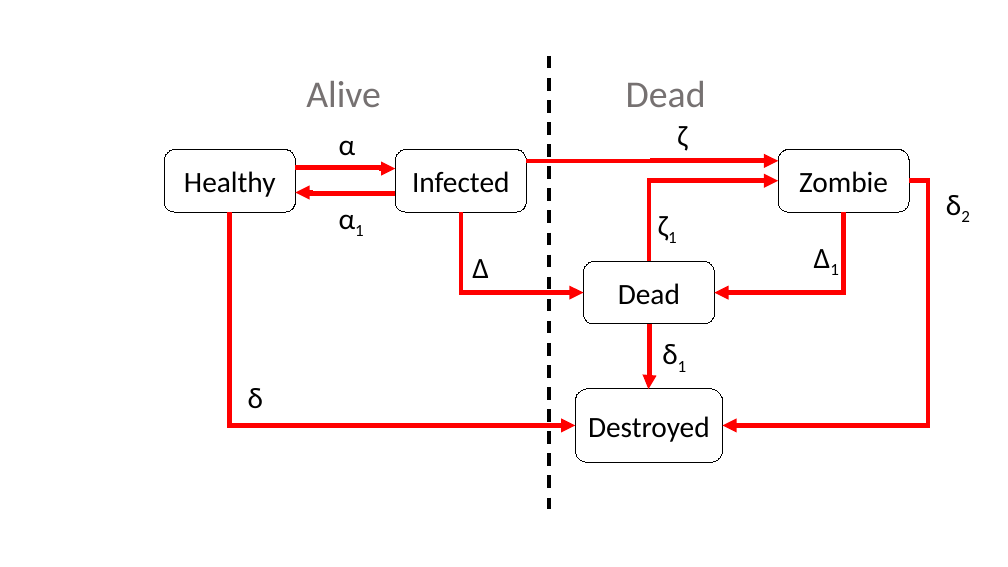
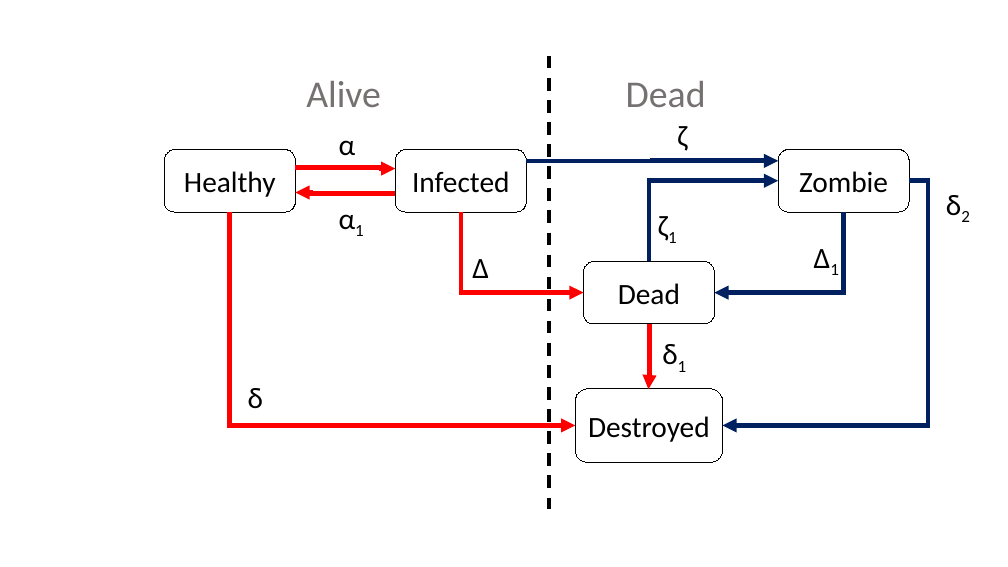
Before and after one commit to Czar-Ec/ZEUS, a slide deck: slide 1 of Documentation/diagrams.pptx. Drawn at 1008x567 pixels with LibreOffice and Linux fonts; fonts in the diff are those of the drawing. Boxes give left, top, right and bottom in pixels: in the first picture for what was removed or moved away, otherwise in the second. Text is boxed around its words. In the diff, an @@ line names an element or a change of style, - is before the commit and + after.

```diff
--- a/Documentation/diagrams.pptx
+++ b/Documentation/diagrams.pptx
@@ elbow arrow (526, 161) - (778, 161): stroke #FF0000 4.5 pt to #002060 4.5 pt @@
@@ elbow arrow (649, 262) - (778, 181): stroke #FF0000 4.5 pt to #002060 4.5 pt @@
@@ elbow arrow (910, 181) - (723, 426): stroke #FF0000 4.5 pt to #002060 4.5 pt @@
@@ elbow arrow (844, 212) - (715, 293): stroke #FF0000 4.5 pt to #002060 4.5 pt @@
```
Also in this commit, not shown: 1 slide added, 15 other files.
